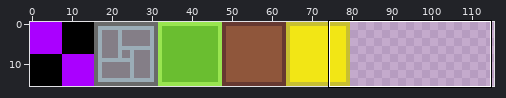
Two states of a sprite sheet, res/textures/tileatlas.png. Above: a wide view before the commit, with the close-up outlined.
Close-up. As it was:
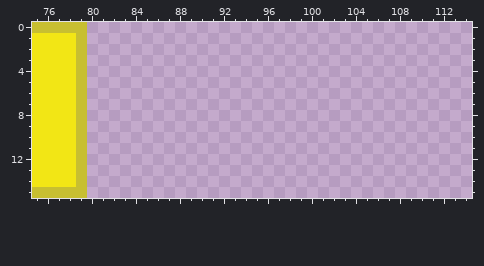
The file is 256x16 pixels. Shown: x 75..114, y 0..15. The wide view leaves out empty margins.
Now the later version:
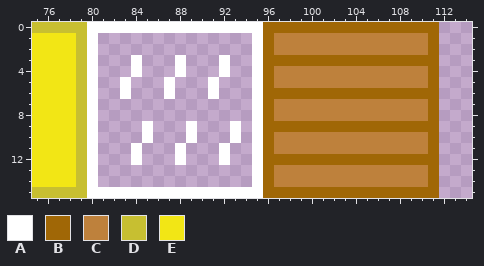
Palette (. is transparent): A #ffffff  B #a06706  C #be813c  D #c7bf31  E #f2e615
From old to new:
y 0: x 80..111 ................................ -> AAAAAAAAAAAAAAAABBBBBBBBBBBBBBBB
y 1..2: x 80 . -> A; x 95..111 ................. -> ABCCCCCCCCCCCCCCB
y 3: x 80 . -> A; x 84 . -> A; x 88 . -> A; x 92 . -> A; x 95..111 ................. -> ABBBBBBBBBBBBBBBB
y 4: x 80 . -> A; x 84 . -> A; x 88 . -> A; x 92 . -> A; x 95..111 ................. -> ABCCCCCCCCCCCCCCB
y 5: x 80 . -> A; x 83 . -> A; x 87 . -> A; x 91 . -> A; x 95..111 ................. -> ABCCCCCCCCCCCCCCB
y 6: x 80 . -> A; x 83 . -> A; x 87 . -> A; x 91 . -> A; x 95..111 ................. -> ABBBBBBBBBBBBBBBB
y 7..8: x 80 . -> A; x 95..111 ................. -> ABCCCCCCCCCCCCCCB
y 9: x 80 . -> A; x 85 . -> A; x 89 . -> A; x 93 . -> A; x 95..111 ................. -> ABBBBBBBBBBBBBBBB
y 10: x 80 . -> A; x 85 . -> A; x 89 . -> A; x 93 . -> A; x 95..111 ................. -> ABCCCCCCCCCCCCCCB
y 11: x 80 . -> A; x 84 . -> A; x 88 . -> A; x 92 . -> A; x 95..111 ................. -> ABCCCCCCCCCCCCCCB
y 12: x 80 . -> A; x 84 . -> A; x 88 . -> A; x 92 . -> A; x 95..111 ................. -> ABBBBBBBBBBBBBBBB
y 13..14: x 80 . -> A; x 95..111 ................. -> ABCCCCCCCCCCCCCCB
y 15: x 80..111 ................................ -> AAAAAAAAAAAAAAAABBBBBBBBBBBBBBBB
